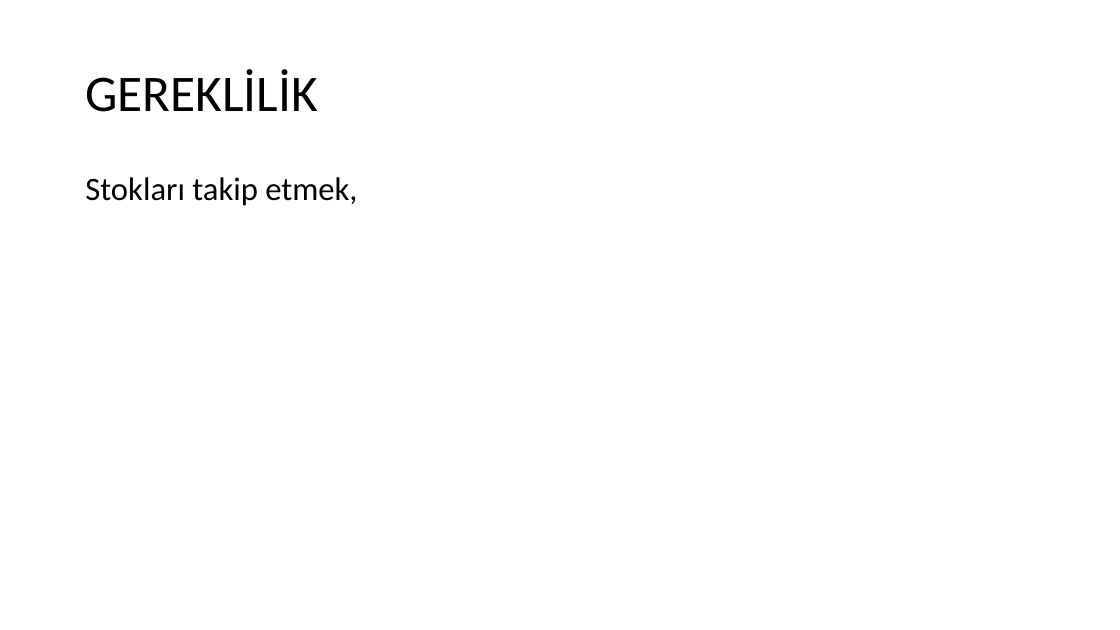
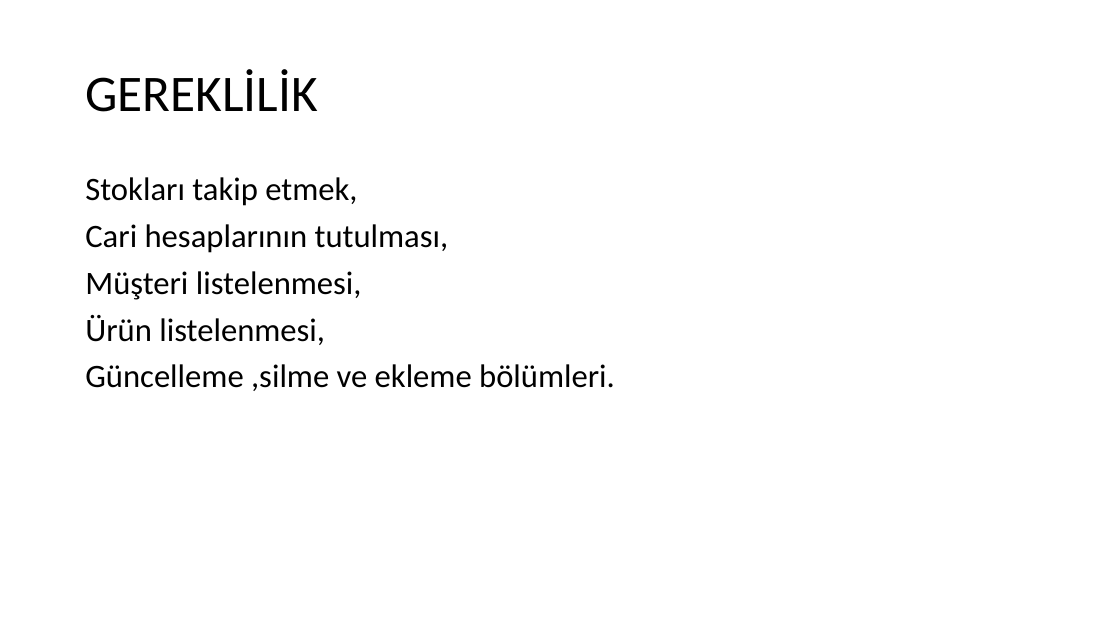
Before and after one commit to sefaaksux/calisma-sefa-isa, a slide deck: slide 2 of Yeni Microsoft PowerPoint Sunusu.pptx. Drawn at 1120x630 pixels with LibreOffice and Linux fonts; fonts in the diff are those of the drawing. Boxes give left, top, right and bottom in pixels: in the first picture for what was removed or moved away, otherwise in the second. Text is boxed around its words. In the diff, an @@ line names an element or a change of style, - is before the commit and + after.

Commit message:
güncel şifre oluşturuldu sununya yeni sayfalar ve bilgiler eklendi.

```diff
--- a/Yeni Microsoft PowerPoint Sunusu.pptx
+++ b/Yeni Microsoft PowerPoint Sunusu.pptx
@@ text at bbox=[85, 224, 615, 391]: paragraphs added @@
+Cari hesaplarının tutulması,
+Müşteri listelenmesi,
+Ürün listelenmesi,
+Güncelleme ,silme ve ekleme bölümleri.
```
Also in this commit, not shown: 1 slide added, 2 other files.
